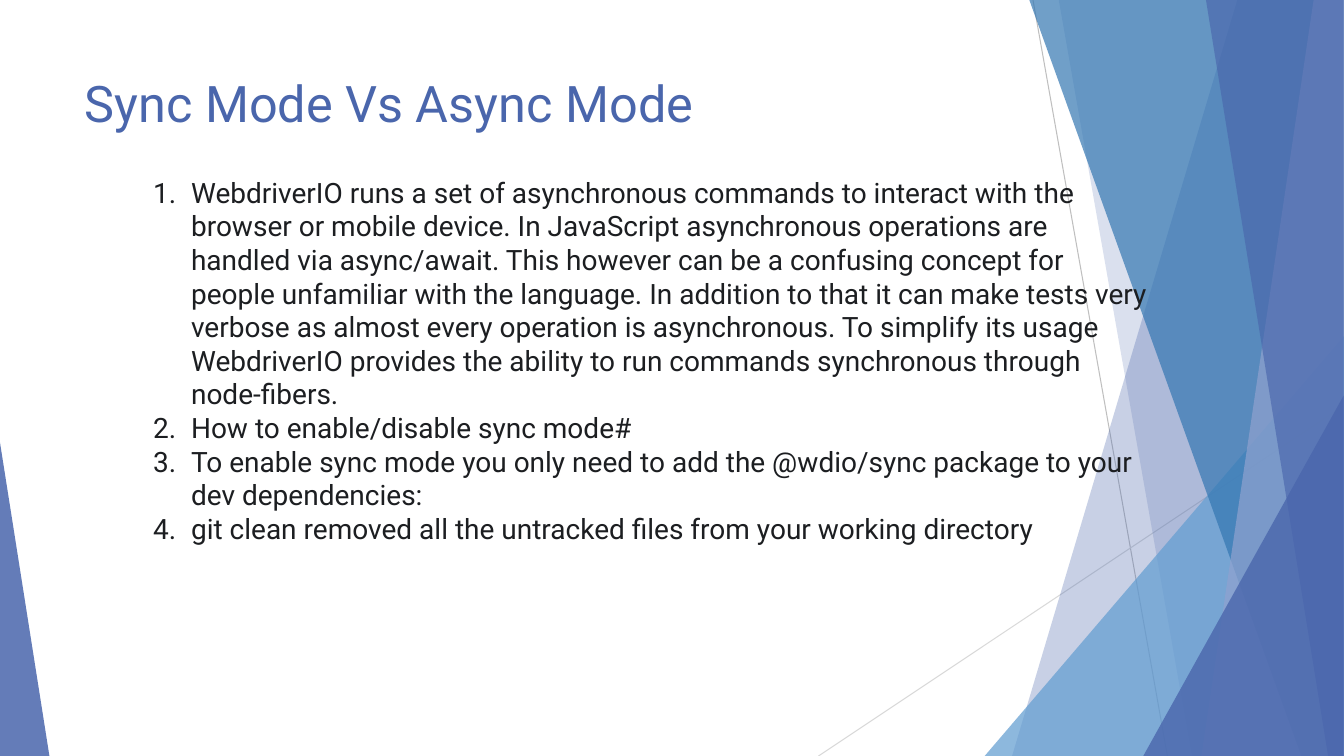
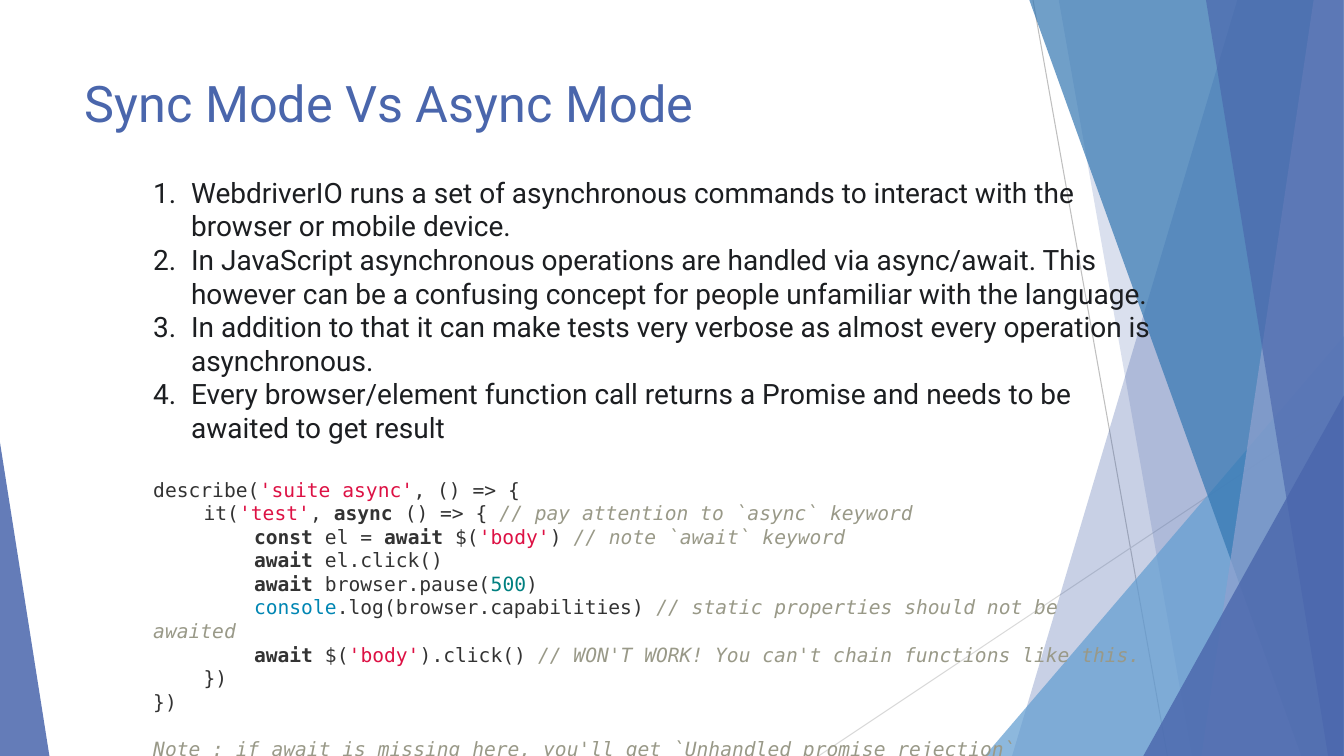
Before and after one commit to reshu-testonics/WebdriverIO, a slide deck: slide 9 of WebdriverIO.pptx. Drawn at 1344x756 pixels with LibreOffice and Linux fonts; fonts in the diff are those of the drawing. Boxes give left, top, right and bottom in pixels: in the first picture for what was removed or moved away, otherwise in the second. Text is boxed around its words. In the diff, an @@ line names an element or a change of style, - is before the commit and + after.

Commit message:
Changes in the presentation

```diff
--- a/WebdriverIO.pptx
+++ b/WebdriverIO.pptx
@@ text at [153, 177, 1150, 667]: text changed @@
-1. WebdriverIO runs a set of asynchronous commands to interact with the browser or mobile device. In JavaScript asynchronous operations are handled via async/await. This however can be a confusing concept for people unfamiliar with the language. In addition to that it can make tests very verbose as almost every operation is asynchronous. To simplify its usage WebdriverIO provides the ability to run commands synchronous through node-fibers.
-2. How to enable/disable sync mode#
-3. To enable sync mode you only need to add the @wdio/sync package to your dev dependencies:
-4. git clean removed all the untracked files from your working directory
+1. WebdriverIO runs a set of asynchronous commands to interact with the browser or mobile device.
+2. In JavaScript asynchronous operations are handled via async/await. This however can be a confusing concept for people unfamiliar with the language.
+3. In addition to that it can make tests very verbose as almost every operation is asynchronous.
+4. Every browser/element function call returns a Promise and needs to be awaited to get result
+describe('suite async', () => {
+it('test', async () => { // pay attention to `async` keyword
+const el = await $('body') // note `await` keyword
+await el.click()
+await browser.pause(500)
+console.log(browser.capabilities) // static properties should not be awaited
+await $('body').click() // WON'T WORK! You can't chain functions like this.
+})
+})
+Note : if await is missing here, you'll get `Unhandled promise rejection`
```
Also in this commit, not shown: 7 other slides changed, 2 slides added.
